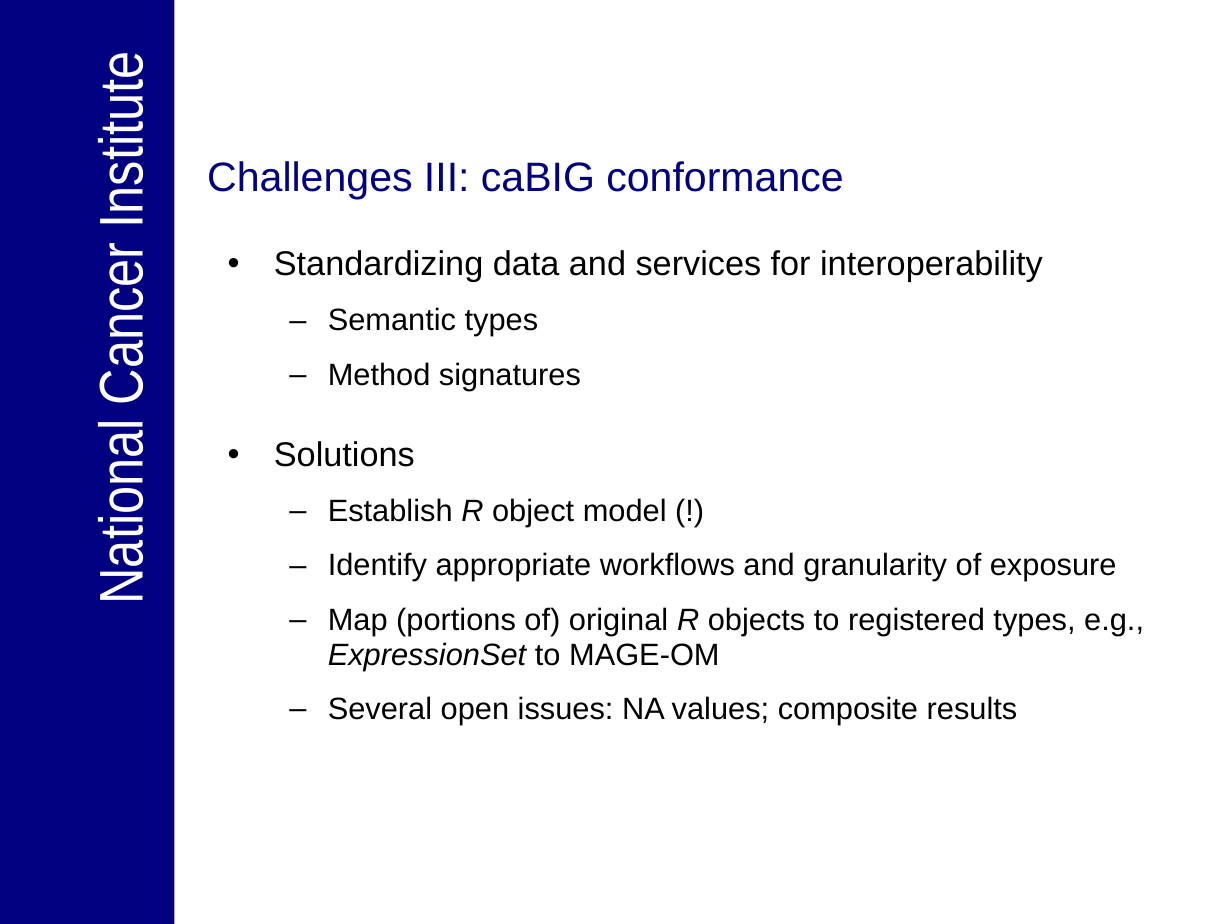
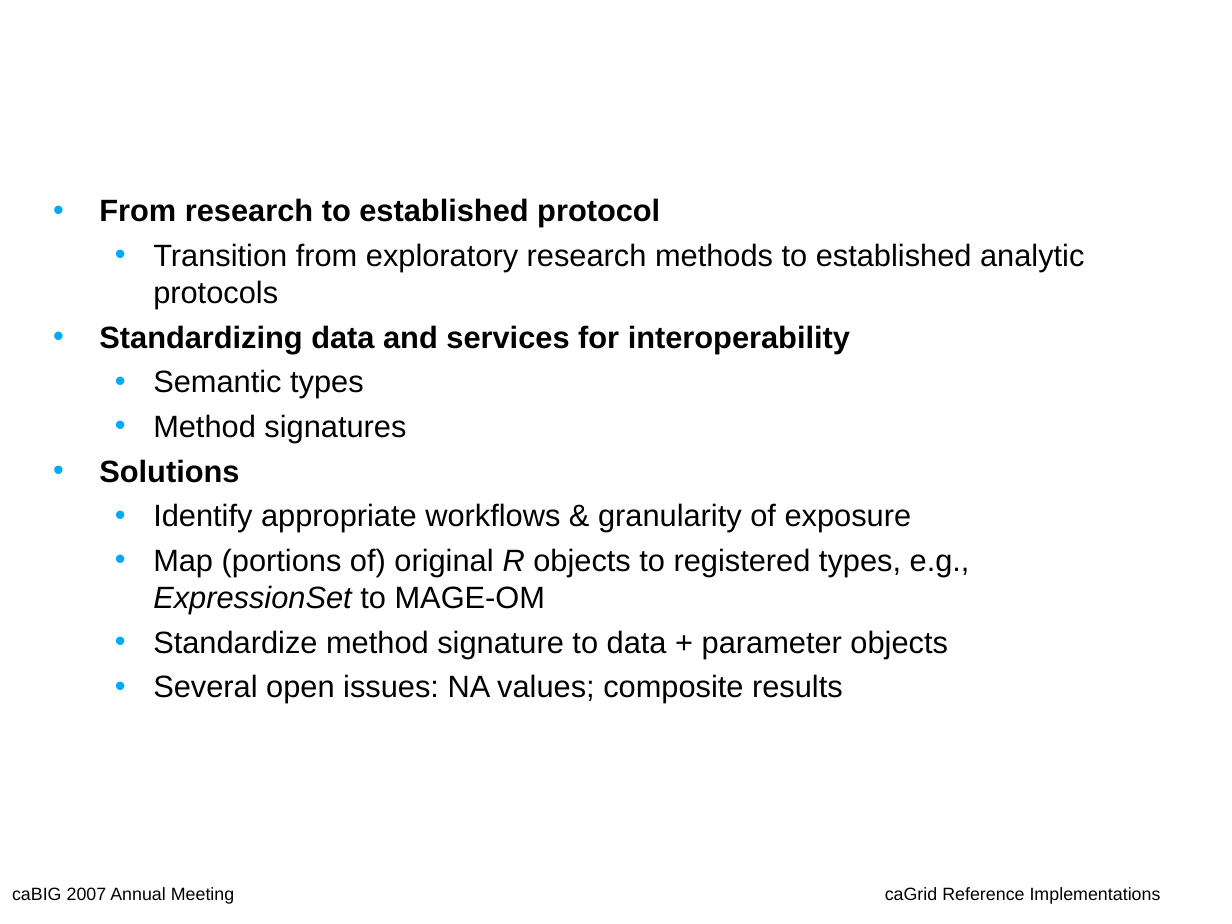
Before and after one commit to NCIP/bioconductor, a slide deck: slide 7 of bioconductor/Presentations/caBIG_Annual_Meeting_2007_Getting_on_the_grid_panel.ppt. Drawn at 1232x924 pixels with LibreOffice and Linux fonts; fonts in the diff are those of the drawing; background and template pictures are left out. Boxes give left, top, right and bottom in pixels: in the first picture for what was removed or moved away, otherwise in the second. Text is boxed around its words. In the diff, an @@ line names an element or a change of style, - is before the commit and + after.

```diff
--- a/bioconductor/Presentations/caBIG_Annual_Meeting_2007_Getting_on_the_grid_panel.ppt
+++ b/bioconductor/Presentations/caBIG_Annual_Meeting_2007_Getting_on_the_grid_panel.ppt
@@ rectangle removed at box(0, 0, 175, 924) @@
@@ title added at box(41, 0, 965, 144), 24 pt, text #FFFFFF @@
+Bioconductor
+Challenge III: Exposing appropriate services
@@ text removed at box(86, 68, 156, 598) @@
-National Cancer Institute
@@ title removed at box(207, 161, 843, 199) @@
-Challenges III: caBIG conformance
@@ text "From research to established protocol": place and size @@
-text "From research to established protocol" at box(274, 250, 1144, 725)
+text "From research to established protocol" at box(99, 198, 1084, 703)
@@ text at box(99, 198, 1084, 309): paragraphs added @@
+• From research to established protocol
+  • Transition from exploratory research methods to established analytic protocols
@@ text at box(99, 325, 970, 703): size 20 to 18 pt, bold on in "Standardizing data and services for interoperability", "Solutions"; line spacing 0.95 to 1; less space between paragraphs; bullet colour #000000 to #00AAF6; bullet – to • @@
@@ text at box(153, 503, 912, 532): text changed @@
-  – Establish R object model (!)
-  – Identify appropriate workflows and granularity of exposure
+  • Identify appropriate workflows & granularity of exposure
@@ text at box(153, 630, 948, 658): paragraph added @@
+  • Standardize method signature to data + parameter objects
@@ text added at box(12, 887, 234, 904), 18 pt, text #000000 @@
+caBIG 2007 Annual Meeting
@@ text added at box(885, 887, 1161, 904), 18 pt, text #000000 @@
+caGrid Reference Implementations
```
Also in this commit, not shown: 5 other slides changed, 2 slides added, 2 slides removed.
